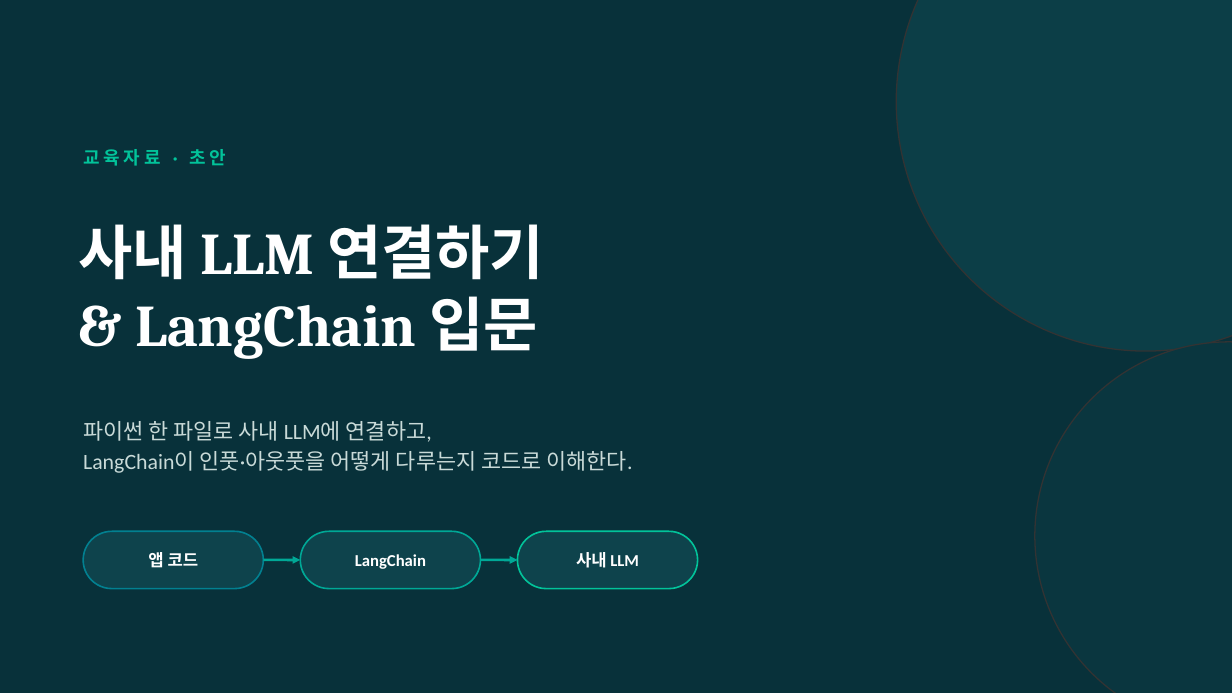
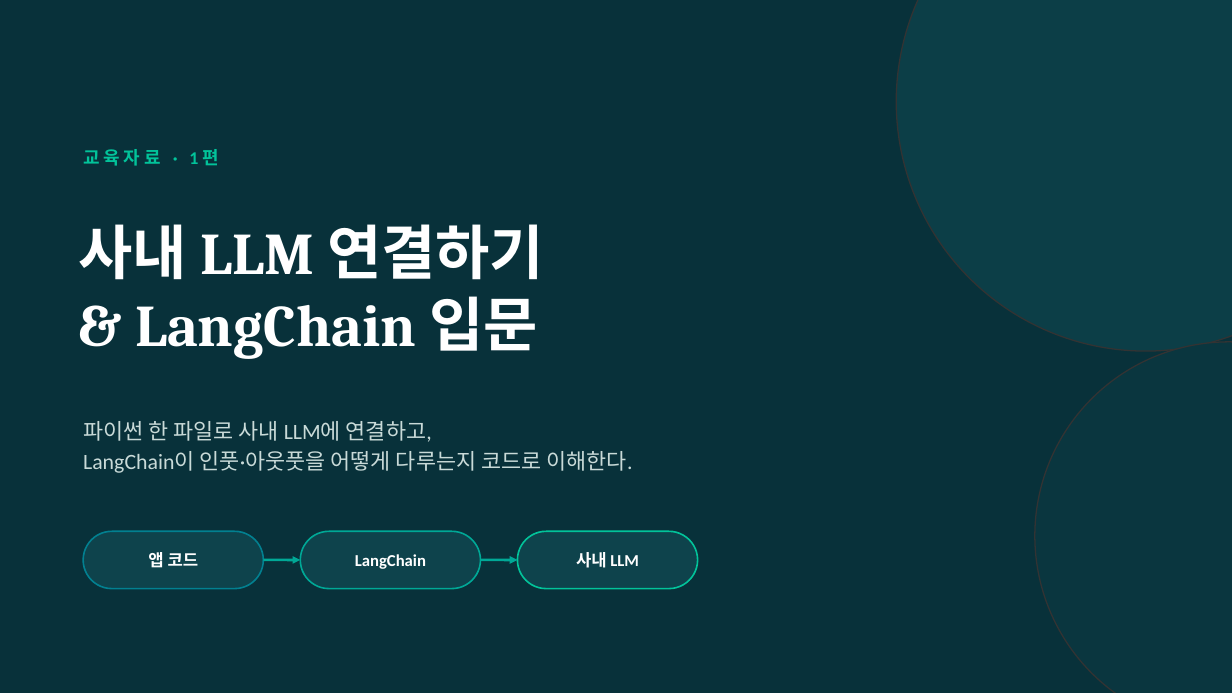
Before and after one commit to Sihoon92/TestChatbot, a slide deck: slide 1 of docs/교육자료/사내LLM연결_LangChain입문.pptx. Drawn at 1232x693 pixels with LibreOffice and Linux fonts; fonts in the diff are those of the drawing. Boxes give left, top, right and bottom in pixels: in the first picture for what was removed or moved away, otherwise in the second. Text is boxed around its words. In the diff, an @@ line names an element or a change of style, - is before the commit and + after.

```diff
--- a/docs/교육자료/사내LLM연결_LangChain입문.pptx
+++ b/docs/교육자료/사내LLM연결_LangChain입문.pptx
@@ text at [83,149,161,166]: text changed @@
-교육자료 · 초안
+교육자료 · 1편
```
Also in this commit, not shown: 1 other slide changed, 2 other files.
